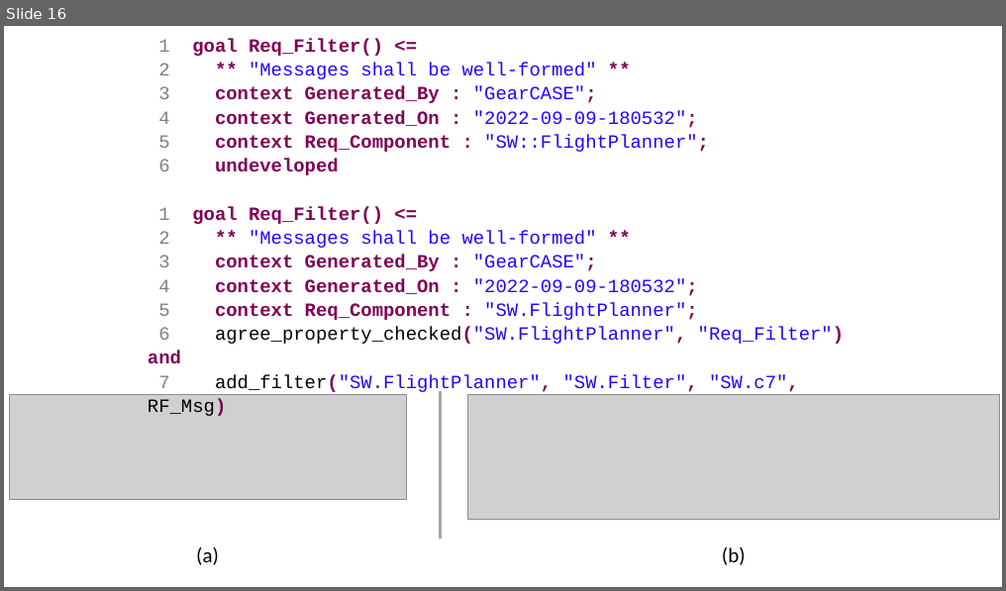
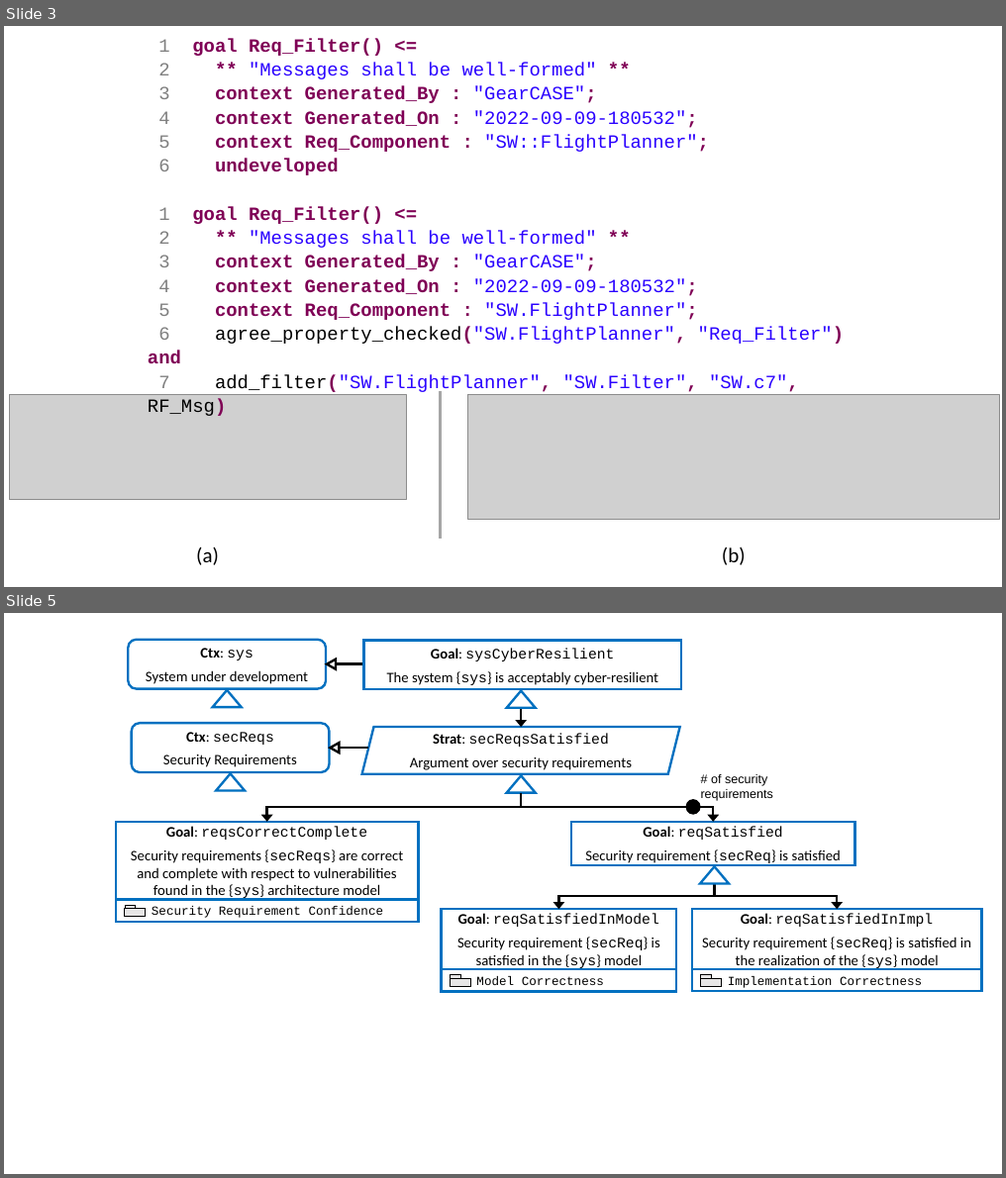
Before and after one commit to iamundson/case-assurance-pattern, a slide deck: figs/figures.pptx. Shown one above the other, each under a label of ours: slide 16 before the commit, slides 3 and 5 after it; the slides between them are not shown. The pictures are 1006x591 and 1006x1178 pixels, drawn with LibreOffice and Linux fonts; fonts in the diff are those of the drawing; grey boxes stand for pictures. Boxes give left, top, right and bottom in pixels: in the first picture for what was removed or moved away, otherwise in the second. Text is boxed around its words. In the diff, an @@ line names an element or a change of style, - is before the commit and + after.

```diff
--- a/figs/figures.pptx
+++ b/figs/figures.pptx
@@ slide 5 added at box(4, 613, 1002, 1174), background #FFFFFF @@
@@ rounded rectangle added at box(129, 639, 326, 688), fill #FFFFFF, outline #0070C0 2.25 pt, 14 pt, text #000000 @@
+Ctx: sys
+System under development
@@ rounded rectangle added at box(364, 640, 681, 689), fill #FFFFFF, outline #0070C0 2.25 pt, 14 pt, text #000000 @@
+Goal: sysCyberResilient
+The system {sys} is acceptably cyber-resilient
@@ triangle added at box(327, 660, 336, 668), fill #FFFFFF, outline #000000 2.25 pt @@
@@ line added from (364, 663) to (336, 663), #000000 2.25 pt @@
@@ triangle added at box(213, 690, 242, 707), fill #FFFFFF, outline #0070C0 2.25 pt @@
@@ triangle added at box(507, 691, 536, 708), fill #FFFFFF, outline #0070C0 2.25 pt @@
@@ rounded rectangle added at box(132, 723, 329, 772), fill #FFFFFF, outline #0070C0 2.25 pt, 14 pt, text #000000 @@
+Ctx: secReqs
+Security Requirements
@@ parallelogram added at box(361, 727, 680, 774), fill #FFFFFF, outline #0070C0 2.25 pt, 14 pt, text #000000 @@
+Strat: secReqsSatisfied
+Argument over security requirements
@@ arrow added from (522, 708) to (522, 727), #000000 2.25 pt @@
@@ triangle added at box(330, 743, 339, 753), fill #FFFFFF, outline #000000 2.25 pt @@
@@ line added from (368, 748) to (340, 748), #000000 2.25 pt @@
@@ triangle added at box(216, 774, 245, 791), fill #FFFFFF, outline #0070C0 2.25 pt @@
@@ triangle added at box(507, 776, 536, 793), fill #FFFFFF, outline #0070C0 2.25 pt @@
@@ text added at box(701, 774, 773, 801), 12 pt, text #000000 @@
+# of security requirements
@@ elbow arrow added from (522, 792) to (266, 822), #000000 2.25 pt @@
@@ elbow arrow added from (522, 792) to (713, 822), #000000 2.25 pt @@
@@ ellipse added at box(686, 799, 701, 815), fill #000000 @@
@@ rounded rectangle added at box(116, 822, 418, 900), fill #FFFFFF, outline #0070C0 2.25 pt, 14 pt, text #000000 @@
+Goal: reqsCorrectComplete
+Security requirements {secReqs} are correct and complete with respect to vulnerabilities found in the {sys} architecture model
@@ rounded rectangle added at box(571, 822, 855, 865), fill #FFFFFF, outline #0070C0 2.25 pt, 14 pt, text #000000 @@
+Goal: reqSatisfied
+Security requirement {secReq} is satisfied
@@ triangle added at box(700, 866, 729, 884), fill #FFFFFF, outline #0070C0 2.25 pt @@
@@ rounded rectangle added at box(116, 900, 418, 922), fill #FFFFFF, outline #0070C0 2.25 pt, 12 pt, text #000000 @@
+Security Requirement Confidence
@@ rectangle added at box(125, 909, 146, 917), fill #E7E6E6, outline #000000 0.5 pt @@
@@ rectangle added at box(125, 905, 135, 909), fill #E7E6E6, outline #000000 0.5 pt @@
@@ rounded rectangle added at box(442, 909, 676, 969), fill #FFFFFF, outline #0070C0 2.25 pt, 14 pt, text #000000 @@
+Goal: reqSatisfiedInModel
+Security requirement {secReq} is satisfied in the {sys} model
@@ elbow arrow added from (715, 884) to (558, 909), #000000 2.25 pt @@
@@ rounded rectangle added at box(692, 909, 982, 969), fill #FFFFFF, outline #0070C0 2.25 pt, 14 pt, text #000000 @@
+Goal: reqSatisfiedInImpl
+Security requirement {secReq} is satisfied in the realization of the {sys} model
@@ elbow arrow added from (715, 884) to (838, 909), #000000 2.25 pt @@
@@ rounded rectangle added at box(442, 970, 676, 992), fill #FFFFFF, outline #0070C0 2.25 pt, 12 pt, text #000000 @@
+Model Correctness
@@ rectangle added at box(450, 979, 471, 987), fill #E7E6E6, outline #000000 0.5 pt @@
@@ rectangle added at box(450, 975, 460, 979), fill #E7E6E6, outline #000000 0.5 pt @@
@@ rounded rectangle added at box(692, 969, 982, 991), fill #FFFFFF, outline #0070C0 2.25 pt, 12 pt, text #000000 @@
+Implementation Correctness
@@ rectangle added at box(701, 978, 722, 986), fill #E7E6E6, outline #000000 0.5 pt @@
@@ rectangle added at box(701, 974, 712, 978), fill #E7E6E6, outline #000000 0.5 pt @@
@@ what was slide 16 is now slide 3 @@
```
Also in this commit, not shown: 10 other slides added, 13 slides removed, 13 other files.
